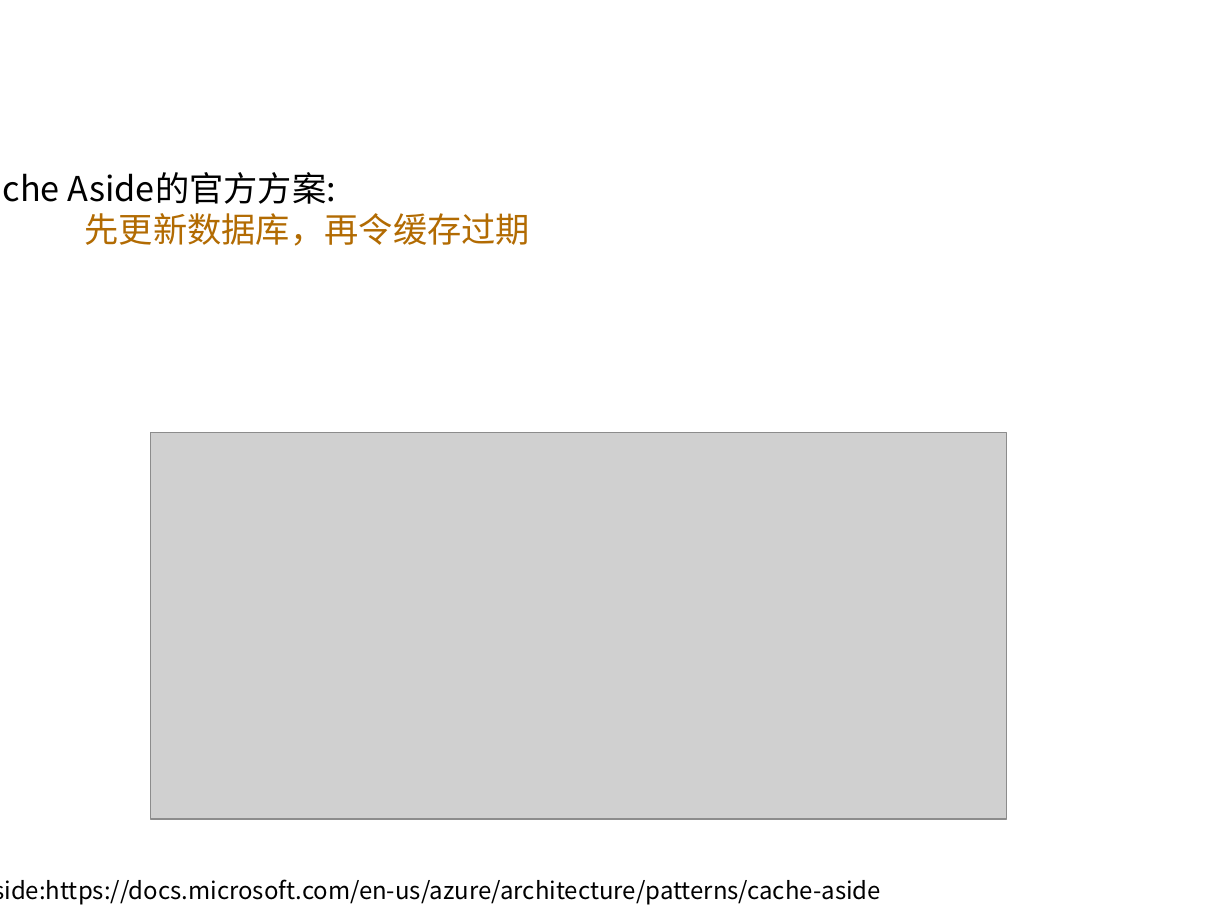
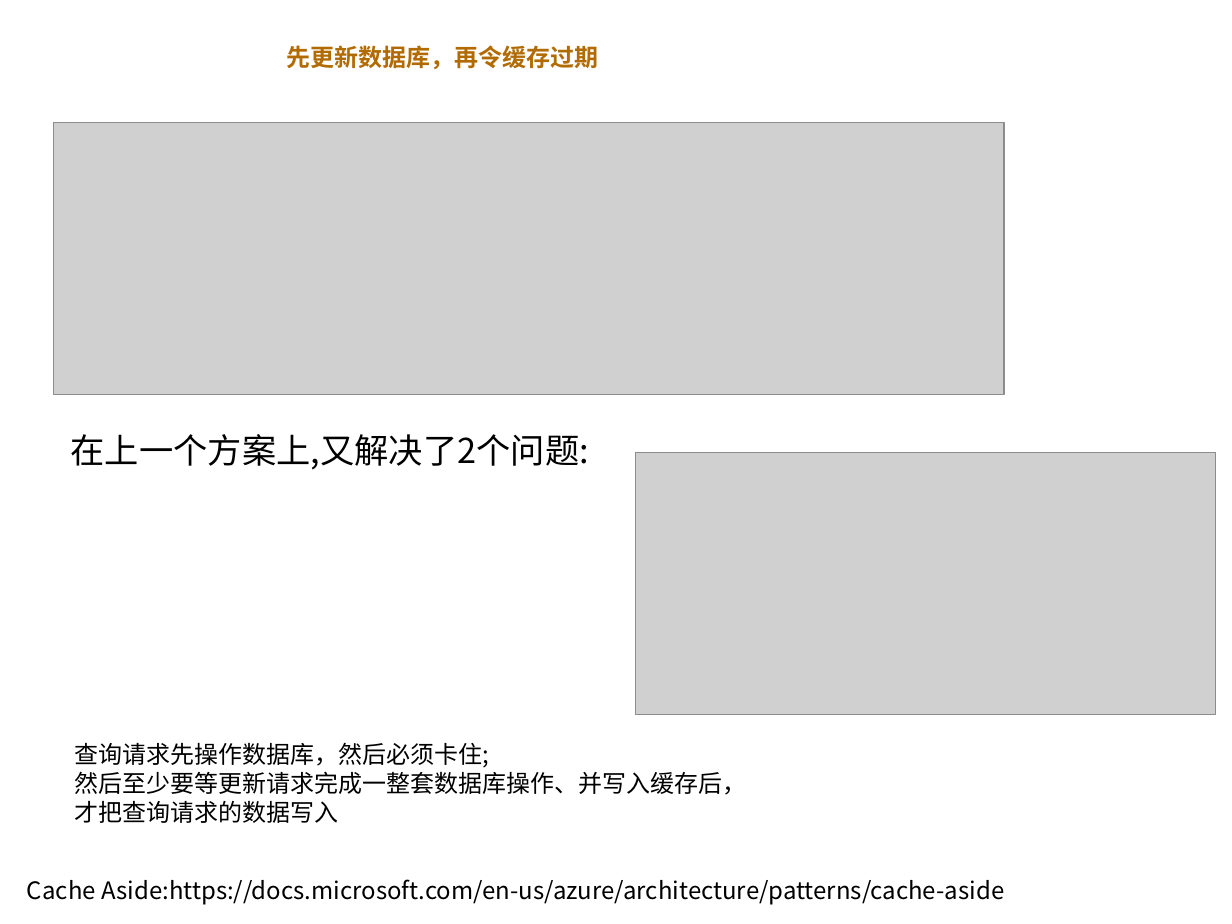
Before and after one commit to HeyFL/xmind, a slide deck: slide 9 of 分享 PPT/缓存架构及常见问题（中）-常见缓存更新方式.ppt (slide 8 before the commit). Drawn at 1232x924 pixels with LibreOffice and Linux fonts; fonts in the diff are those of the drawing; grey boxes stand for pictures; background and template pictures are left out. Boxes give left, top, right and bottom in pixels: in the first picture for what was removed or moved away, otherwise in the second. Text is boxed around its words. In the diff, an @@ line names an element or a change of style, - is before the commit and + after.

Commit message:
更新

```diff
--- a/分享 PPT/缓存架构及常见问题（中）-常见缓存更新方式.ppt
+++ b/分享 PPT/缓存架构及常见问题（中）-常见缓存更新方式.ppt
@@ title "Cache Aside(先更新数据库，再令缓存过期)" at [277, 45, 607, 69]: vertical alignment top to middle @@
@@ title removed at [22, 12, 955, 94] @@
-Cache Aside
@@ title at [277, 45, 607, 69]: text changed; size 20 to 14 pt; text colour #000000 to #B26B02; bold on @@
-Cache Aside的官方方案:
-先更新数据库，再令缓存过期
+Cache Aside(先更新数据库，再令缓存过期)
@@ picture added at [53, 122, 1004, 394] @@
@@ text added at [71, 434, 589, 470], 20 pt, text #000000 @@
+在上一个方案上,又解决了2个问题:
@@ picture: place and size @@
-picture at [150, 432, 1007, 819]
+picture at [636, 452, 1216, 715]
@@ text added at [74, 742, 746, 823], 14 pt, text #000000 @@
+查询请求先操作数据库，然后必须卡住;
+然后至少要等更新请求完成一整套数据库操作、并写入缓存后，
+才把查询请求的数据写入
@@ text "Cache Aside:https://docs.microsoft.com/en-us/azure/architect ...": place and size @@
-text "Cache Aside:https://docs.microsoft.com/en-us/azure/architect ..." at [0, 879, 881, 905]
+text "Cache Aside:https://docs.microsoft.com/en-us/azure/architect ..." at [27, 879, 1004, 905]
@@ text "Cache Aside:https://docs.microsoft.com/en-us/azure/architect ..." at [27, 879, 1004, 905]: indent changed @@
```
Also in this commit, not shown: 10 other slides changed, 1 slide added.
